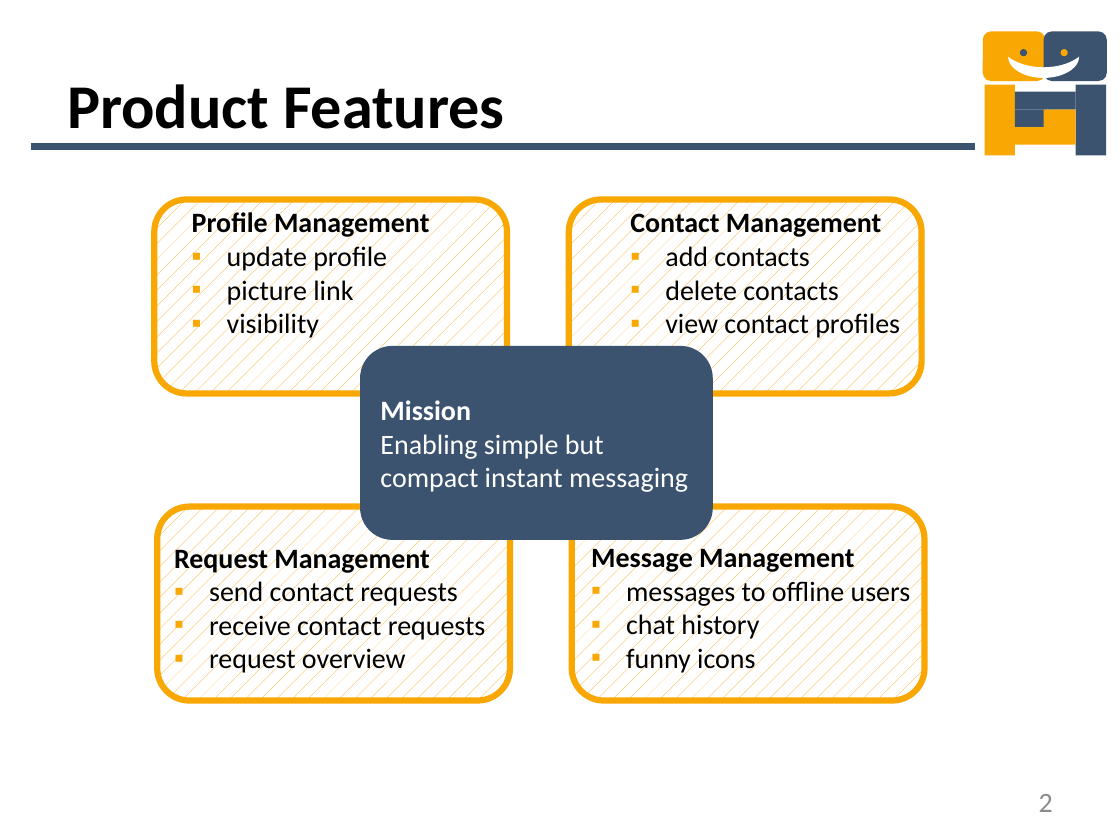
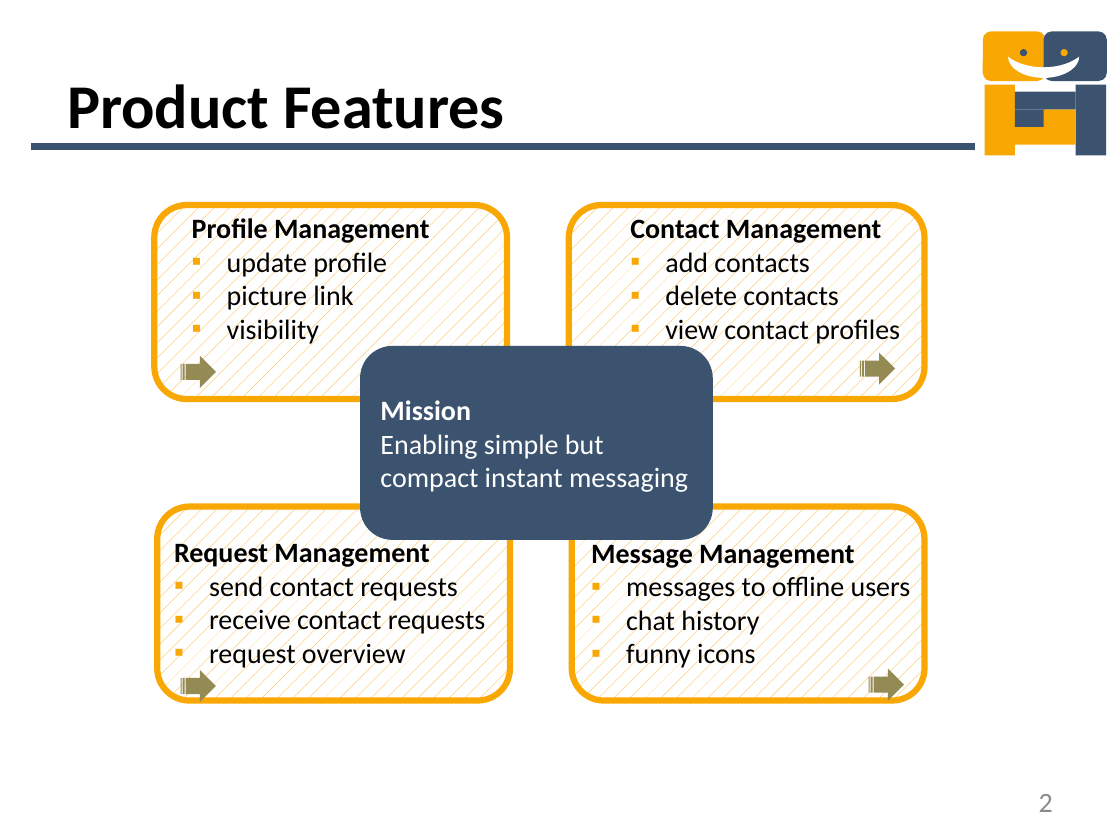
Before and after one commit to mdger/UGNM_Instantmessaging, a slide deck: slide 2 of UGNM_Instantmessaging/doc/PresentationIM.pptx. Drawn at 1120x840 pixels with LibreOffice and Linux fonts; fonts in the diff are those of the drawing. Boxes give left, top, right and bottom in pixels: in the first picture for what was removed or moved away, otherwise in the second. Text is boxed around its words. In the diff, an @@ line names an element or a change of style, - is before the commit and + after.

Commit message:
final presentation on 06.02.2015

```diff
--- a/UGNM_Instantmessaging/doc/PresentationIM.pptx
+++ b/UGNM_Instantmessaging/doc/PresentationIM.pptx
@@ 2 texts, 2 rounded rectangles: place and size @@
-2 texts, 2 rounded rectangles at <box>155,199,922,393</box>
+2 texts, 2 rounded rectangles at <box>155,205,925,399</box>
@@ striped right arrow added at <box>180,356,215,389</box>, fill #948A54 @@
@@ striped right arrow added at <box>860,353,895,385</box>, fill #948A54 @@
@@ text "Request Management": place and size @@
-text "Request Management" at <box>174,545,486,675</box>
+text "Request Management" at <box>174,539,486,670</box>
@@ text "Message Management": place and size @@
-text "Message Management" at <box>591,544,911,675</box>
+text "Message Management" at <box>591,539,911,670</box>
@@ striped right arrow added at <box>180,670,215,702</box>, fill #948A54 @@
@@ striped right arrow added at <box>869,669,904,701</box>, fill #948A54 @@
```
Also in this commit, not shown: 2 other slides changed, 5 slides added, 1 other file.
